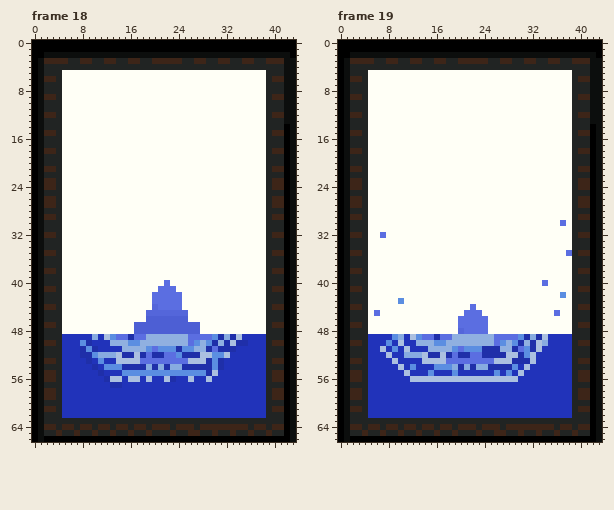
Pixel-art file: Assets/Sprites/Trevor Folder/Card Animations/Updated Card Animations/Splash Card Animation.aseprite. Above: the version before the commit.
44x67 pixels, 30 frames. Colours within 5 levels of each other are drawn and written as one. Shown: frame 18, frame 19. The commit also changed other frames, which this record leaves out.
New version:
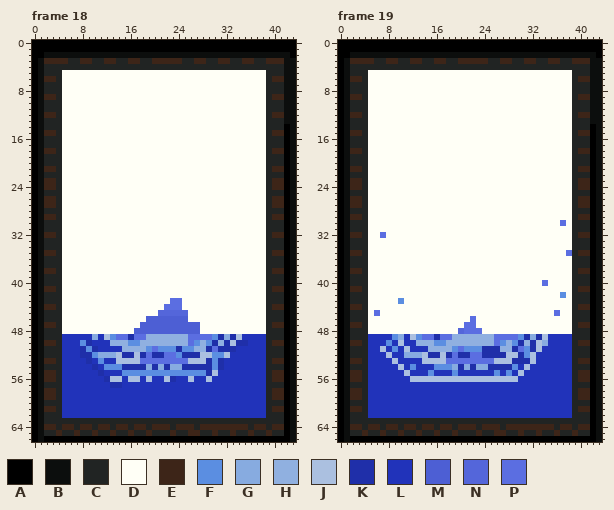
Palette (. is transparent): A #000000  B #0c0e0d  C #212423  D #fffff6  E #3d2518  F #5b8ee1  G #87abe0  H #90b0e0  J #abc0e0  K #1f2fa9  L #2133ba  M #4d5fd4  N #5466da  P #5b6ee1
The exact change:
--- frame 18
@@ x 15..26 @@
 39 DDDDDDDDDDDD
-40 DDDDDDDPDDDD
-41 DDDDDDPPPDDD
-42 DDDDDPPPPPDD
-43 DDDDDPPPPPDD
-44 DDDDDNPPPPDD
-45 DDDDNNNNNNND
+40 DDDDDDDDDDDD
+41 DDDDDDDDDDDD
+42 DDDDDDDDDDDD
+43 DDDDDDDDPPDD
+44 DDDDDDDPPPDD
+45 DDDDDDNNNNND
 46 DDDDMMMMMMMD
-47 DDMMMMMMMMMM
+47 DDDMMMMMMMMM
 48 DDMMMMMMMMMM
--- frame 19
@@ x 18..26 @@
 43 DDDDDDDDD
-44 DDDDPDDDD
-45 DDDPPPDDD
-46 DDPPPPPDD
-47 DDPPPPPDD
-48 DDNPPPPDD
+44 DDDDDDDDD
+45 DDDDDDDDD
+46 DDDDPDDDD
+47 DDDPPDDDD
+48 DDNPPPDDD
 49 PHHHHHHHP
Pixel boxes of the changes (left, top, right, bottom) in both pictures:
changed: (134, 280, 182, 328)
changed: (458, 304, 488, 334)
